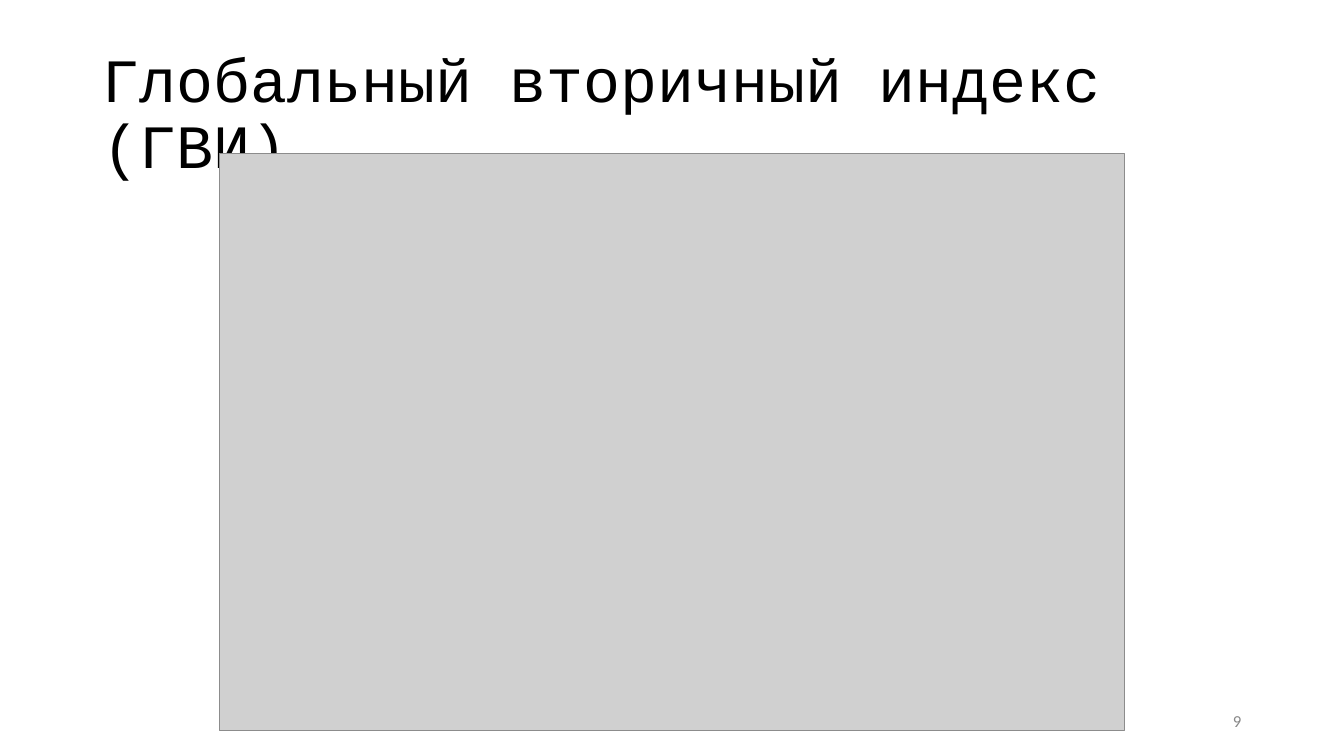
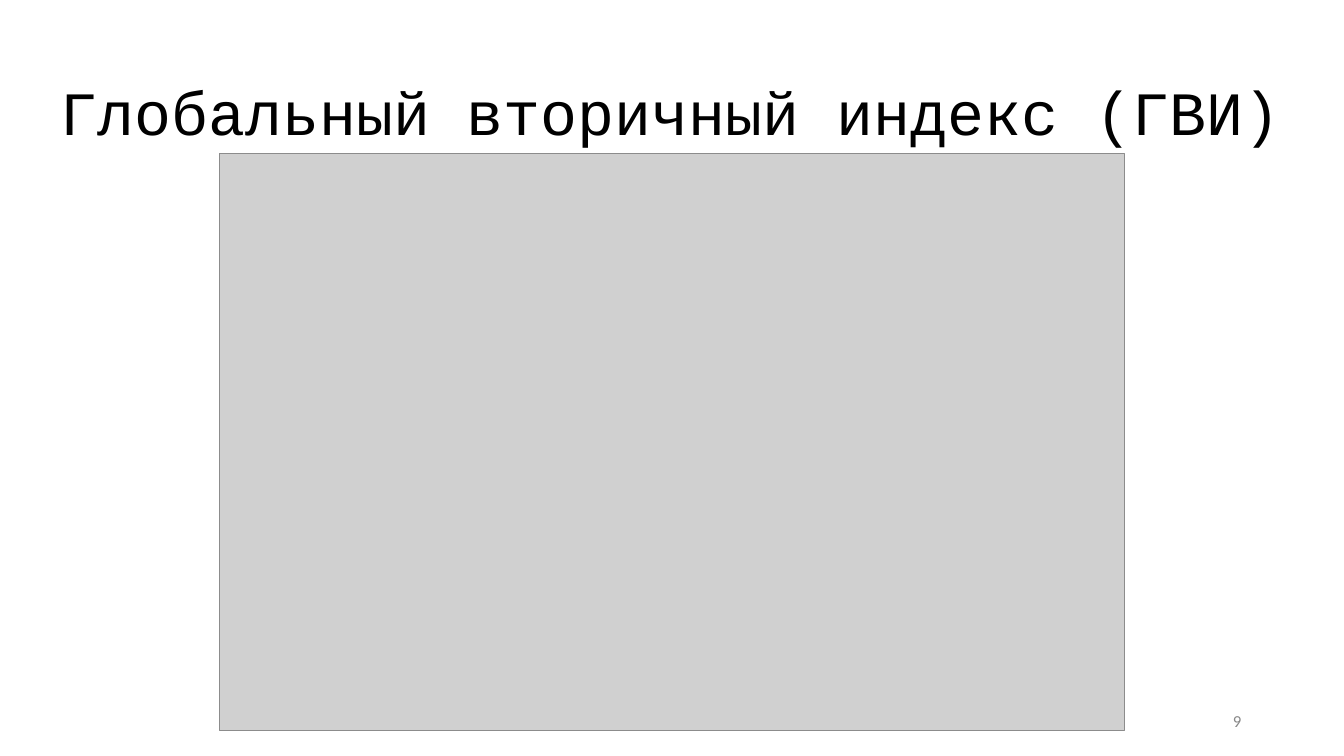
Before and after one commit to vitosotdihaet/pind, a slide deck: slide 9 of diploma/presentation.odp. Drawn at 1344x756 pixels with LibreOffice and Linux fonts; fonts in the diff are those of the drawing; grey boxes stand for pictures. Boxes give left, top, right and bottom in pixels: in the first picture for what was removed or moved away, otherwise in the second. Text is boxed around its words. In the diff, an @@ line names an element or a change of style, - is before the commit and + after.

```diff
--- a/diploma/presentation.odp
+++ b/diploma/presentation.odp
@@ title "Глобальный вторичный индекс (ГВИ)" rewrapped from [103,58,1101,185] to [60,91,1280,148] @@
```
Also in this commit, not shown: 5 other slides changed, 6 other files.
